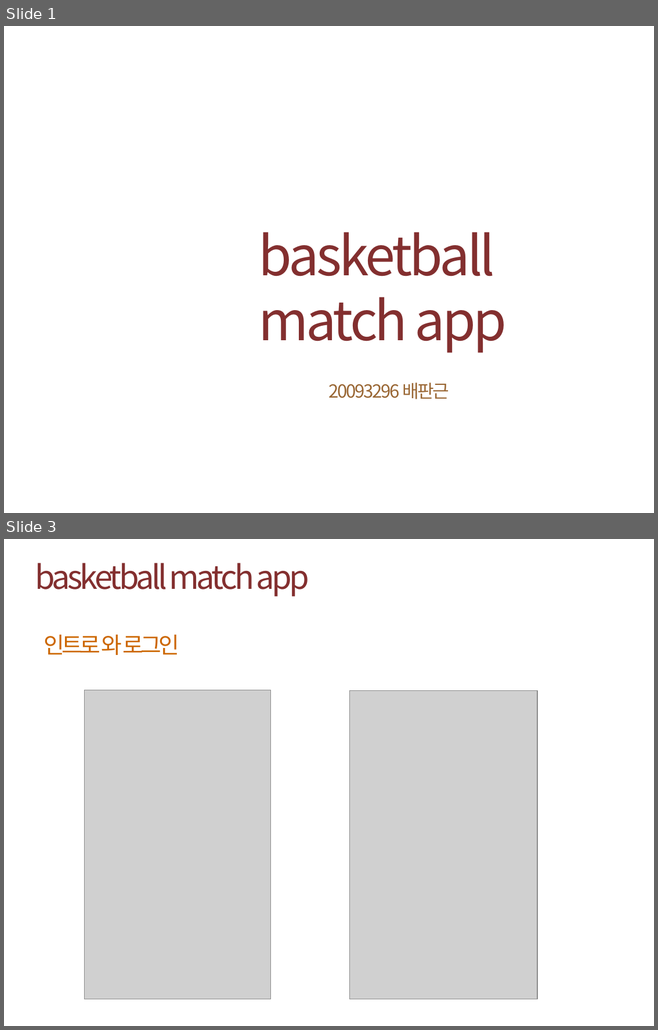
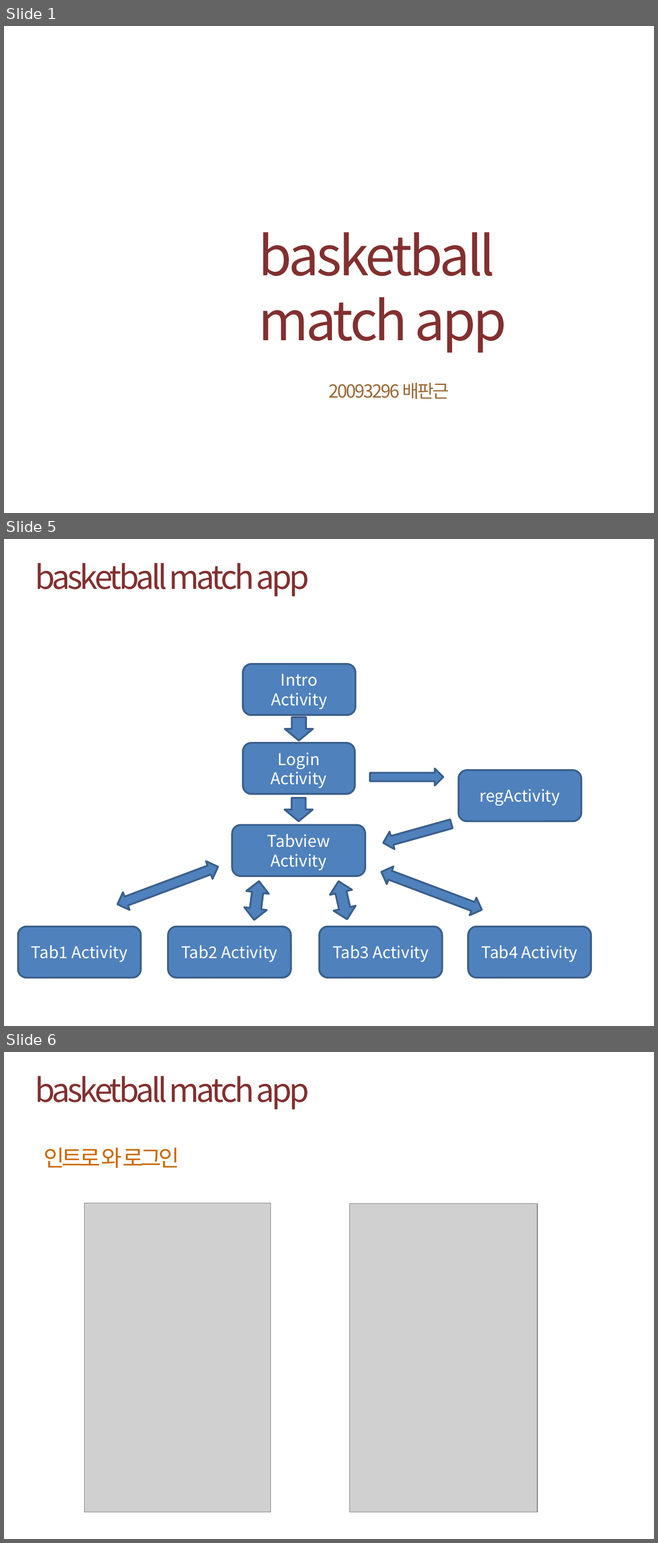
Before and after one commit to kare14/mobile, a slide deck: 모바일 중간보고서 20093296 배판근.pptx. Shown one above the other, each under a label of ours: slides 1 and 3 before the commit, slides 1, 5 and 6 after it; the slides between them are not shown. The pictures are 658x1030 and 658x1543 pixels, drawn with LibreOffice and Linux fonts; fonts in the diff are those of the drawing; grey boxes stand for pictures; background and template pictures are left out. Boxes give left, top, right and bottom in pixels: in the first picture for what was removed or moved away, otherwise in the second. Text is boxed around its words. In the diff, an @@ line names an element or a change of style, - is before the commit and + after.

```diff
--- a/모바일 중간보고서 20093296 배판근.pptx
+++ b/모바일 중간보고서 20093296 배판근.pptx
@@ slide 5 added at (x1=4, y1=539, x2=654, y2=1026), background picture (left out) @@
@@ text added at (x1=35, y1=563, x2=310, y2=596), 36 pt, text #832F2F @@
+basketball match app
@@ rounded rectangle added at (x1=242, y1=664, x2=355, y2=715), fill #4F81BD, outline #3A5F8C 2 pt, 18 pt, text #FFFFFF @@
+Intro Activity
@@ right arrow added at (x1=285, y1=717, x2=313, y2=741), fill #4F81BD, outline #3A5F8C 2 pt @@
@@ rounded rectangle added at (x1=242, y1=743, x2=354, y2=794), fill #4F81BD, outline #3A5F8C 2 pt, 18 pt, text #FFFFFF @@
+Login Activity
@@ right arrow added at (x1=370, y1=768, x2=443, y2=785), fill #4F81BD, outline #3A5F8C 2 pt @@
@@ rounded rectangle added at (x1=458, y1=770, x2=581, y2=821), fill #4F81BD, outline #3A5F8C 2 pt, 18 pt, text #FFFFFF @@
+regActivity
@@ right arrow added at (x1=284, y1=798, x2=312, y2=821), fill #4F81BD, outline #3A5F8C 2 pt @@
@@ right arrow added at (x1=380, y1=815, x2=453, y2=852), fill #4F81BD, outline #3A5F8C 2 pt @@
@@ rounded rectangle added at (x1=232, y1=825, x2=365, y2=876), fill #4F81BD, outline #3A5F8C 2 pt, 18 pt, text #FFFFFF @@
+Tabview Activity
@@ left right arrow added at (x1=114, y1=858, x2=221, y2=913), fill #4F81BD, outline #3A5F8C 2 pt @@
@@ left right arrow added at (x1=378, y1=863, x2=485, y2=918), fill #4F81BD, outline #3A5F8C 2 pt @@
@@ left right arrow added at (x1=243, y1=879, x2=270, y2=921), fill #4F81BD, outline #3A5F8C 2 pt @@
@@ left right arrow added at (x1=327, y1=879, x2=358, y2=922), fill #4F81BD, outline #3A5F8C 2 pt @@
@@ rounded rectangle added at (x1=18, y1=927, x2=140, y2=978), fill #4F81BD, outline #3A5F8C 2 pt, 18 pt, text #FFFFFF @@
+Tab1 Activity
@@ rounded rectangle added at (x1=168, y1=927, x2=291, y2=978), fill #4F81BD, outline #3A5F8C 2 pt, 18 pt, text #FFFFFF @@
+Tab2 Activity
@@ rounded rectangle added at (x1=319, y1=927, x2=442, y2=978), fill #4F81BD, outline #3A5F8C 2 pt, 18 pt, text #FFFFFF @@
+Tab3 Activity
@@ rounded rectangle added at (x1=468, y1=927, x2=590, y2=978), fill #4F81BD, outline #3A5F8C 2 pt, 18 pt, text #FFFFFF @@
+Tab4 Activity
@@ what was slide 3 is now slide 6 @@
```
Also in this commit, not shown: 2 slides changed, 2 other slides added, 22 other files.
